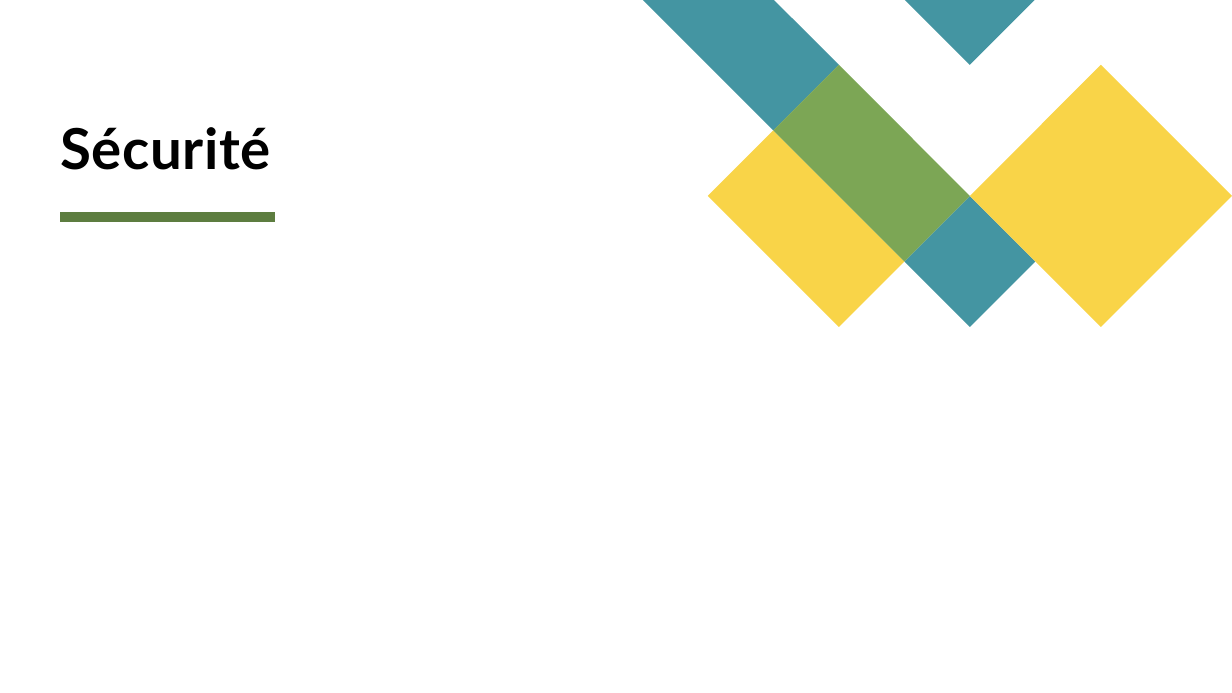
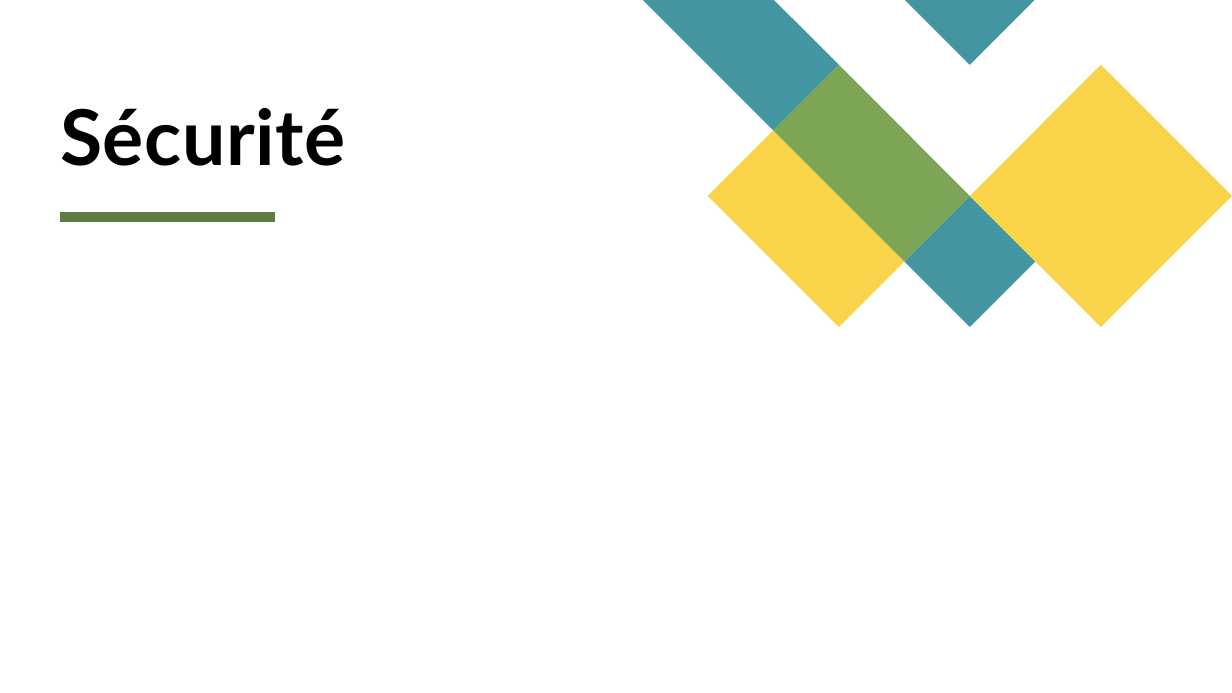
Before and after one commit to RMurier/CESI-BAC-3-CUBE-2-PERSO, a slide deck: slide 15 of documents/CESIZen.pptx (slide 9 before the commit). Drawn at 1232x693 pixels with LibreOffice and Linux fonts; fonts in the diff are those of the drawing. Boxes give left, top, right and bottom in pixels: in the first picture for what was removed or moved away, otherwise in the second. Text is boxed around its words. In the diff, an @@ line names an element or a change of style, - is before the commit and + after.

```diff
--- a/documents/CESIZen.pptx
+++ b/documents/CESIZen.pptx
@@ title "Sécurité" at (60, 108, 346, 166): size 44 to 60 pt @@
```
Also in this commit, not shown: 1 other slide changed, 8 slides added, 1 other file.
